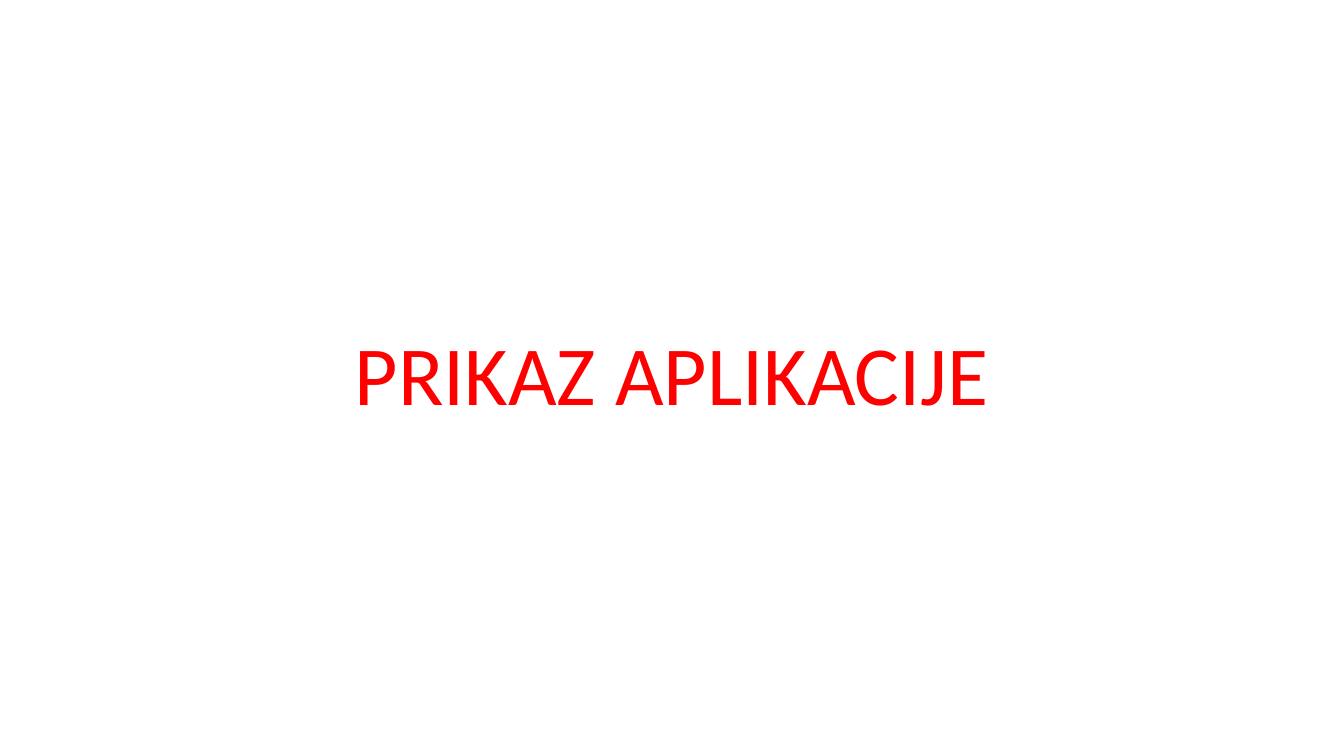
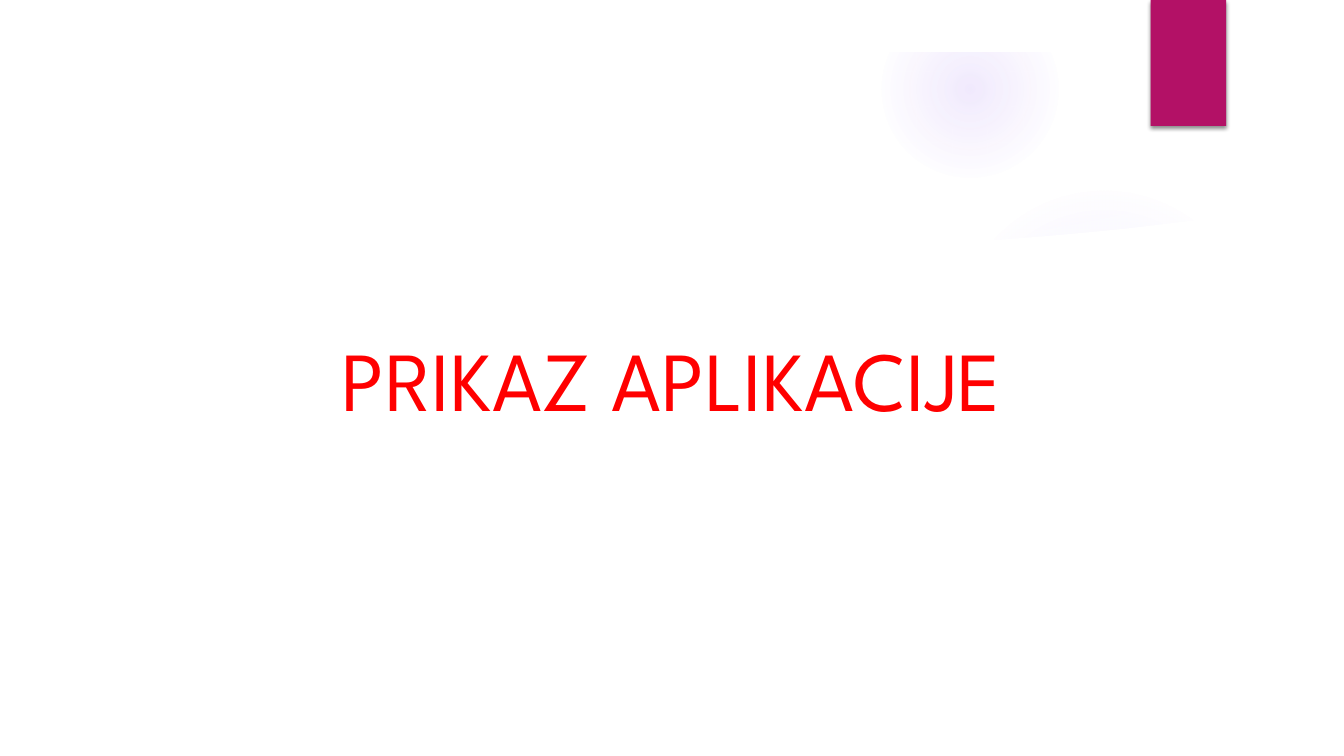
Before and after one commit to ZakPrimozic/projektUPN, a slide deck: slide 6 of FLASK_PREDSTAVITEV.pptx (slide 5 before the commit). Drawn at 1344x756 pixels with LibreOffice and Linux fonts; fonts in the diff are those of the drawing; background and template pictures are left out. Boxes give left, top, right and bottom in pixels: in the first picture for what was removed or moved away, otherwise in the second. Text is boxed around its words. In the diff, an @@ line names an element or a change of style, - is before the commit and + after.

```diff
--- a/FLASK_PREDSTAVITEV.pptx
+++ b/FLASK_PREDSTAVITEV.pptx
@@ title "PRIKAZ APLIKACIJE" at [342,354,1002,412]: font Calibri to League Spartan; line spacing 0.9 to 1 @@
@@ group added at [0,0,1344,756]: 3 ellipses, 2 freeform shapes @@
@@ rectangle added at [1150,0,1226,126], fill #B31166 @@
```
Also in this commit, not shown: 4 other slides changed, 1 slide added.
